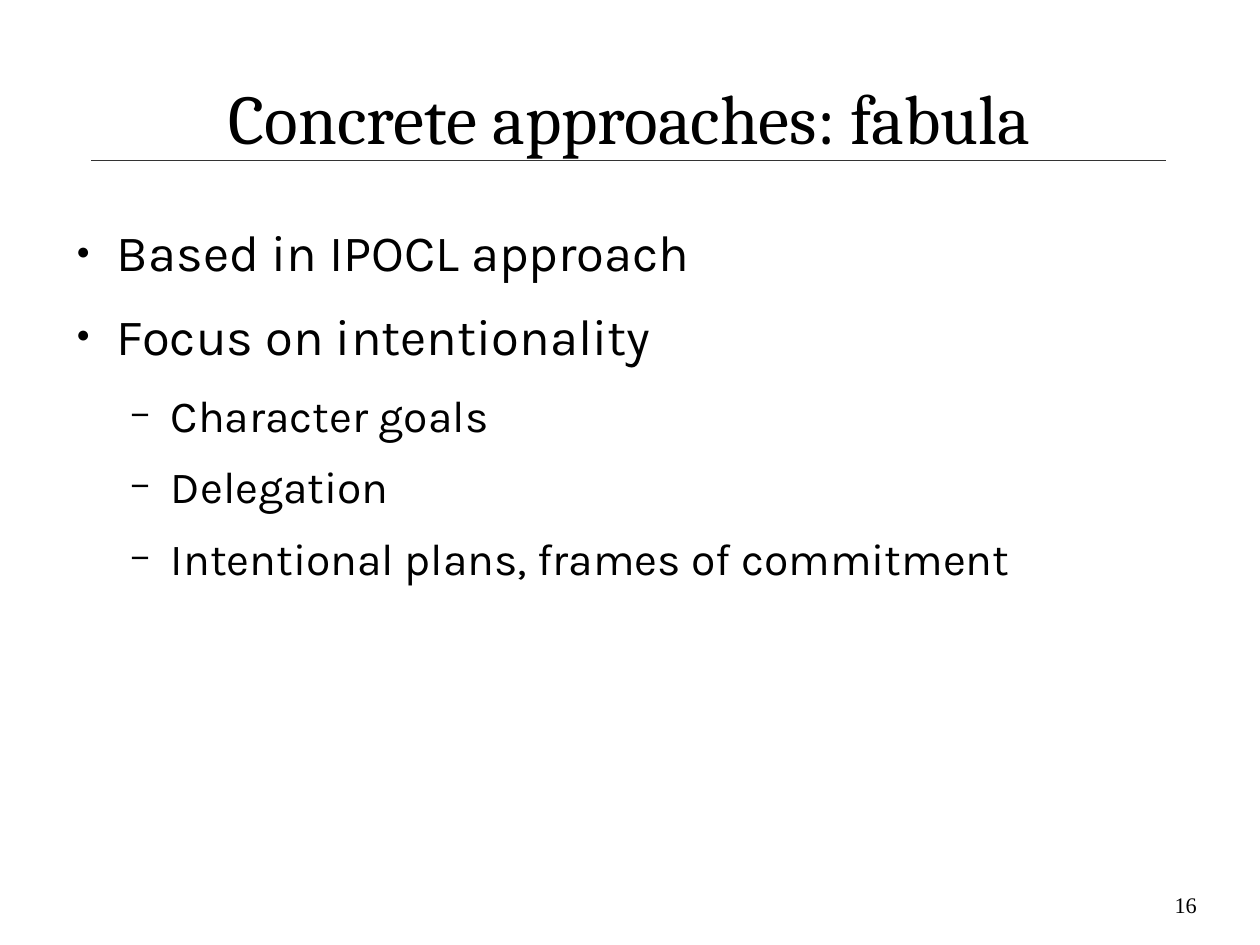
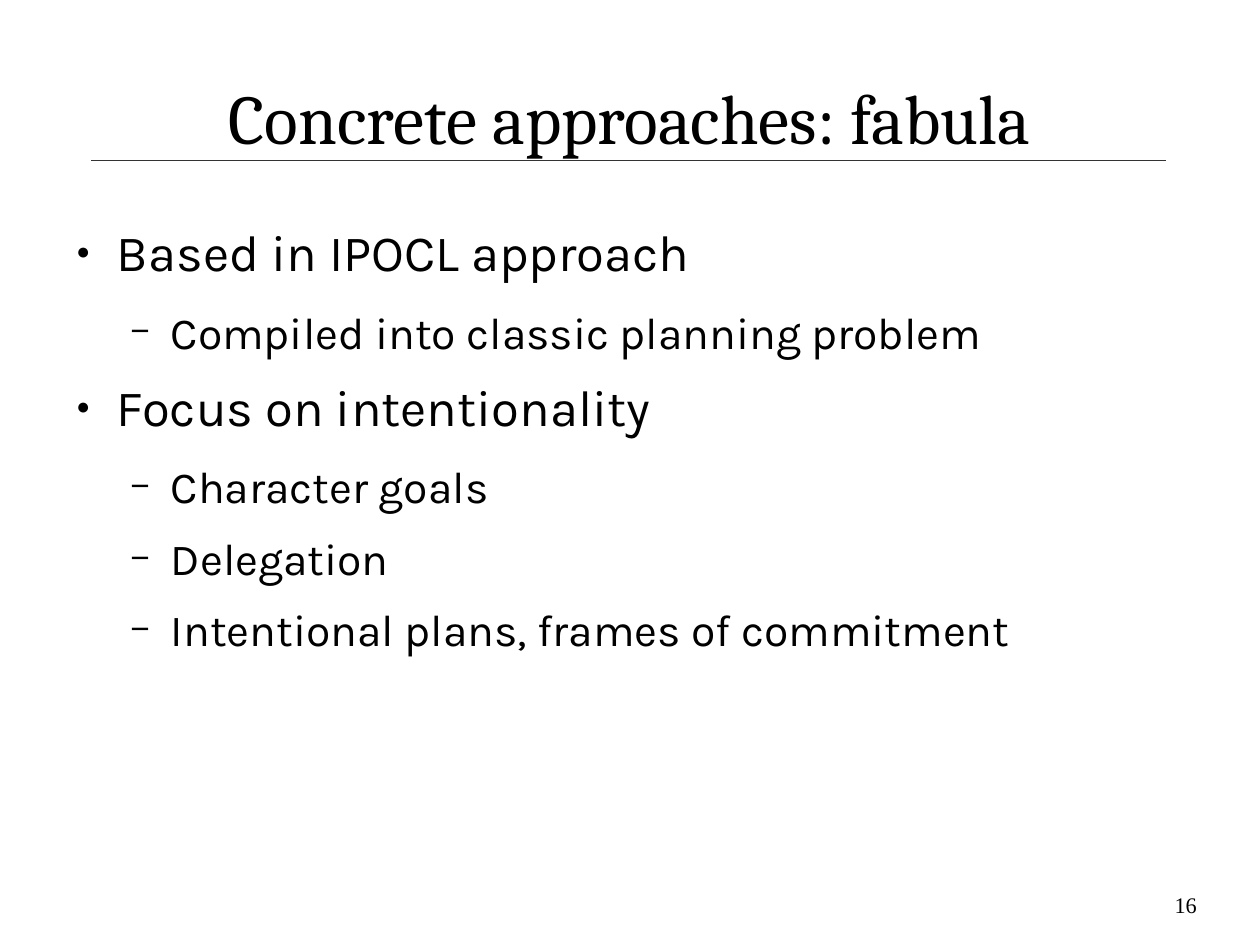
Before and after one commit to IllDepence/ai_seminar, a slide deck: slide 16 of praes/praes.odp. Drawn at 1260x945 pixels with LibreOffice and Linux fonts; fonts in the diff are those of the drawing. Boxes give left, top, right and bottom in pixels: in the first picture for what was removed or moved away, otherwise in the second. Text is boxed around its words. In the diff, an @@ line names an element or a change of style, - is before the commit and + after.

```diff
--- a/praes/praes.odp
+++ b/praes/praes.odp
@@ text at bbox=[171, 318, 981, 360]: paragraph added @@
+  − Compiled into classic planning problem
```
Also in this commit, not shown: 2 other slides changed, 5 slides added, 8 other files.
